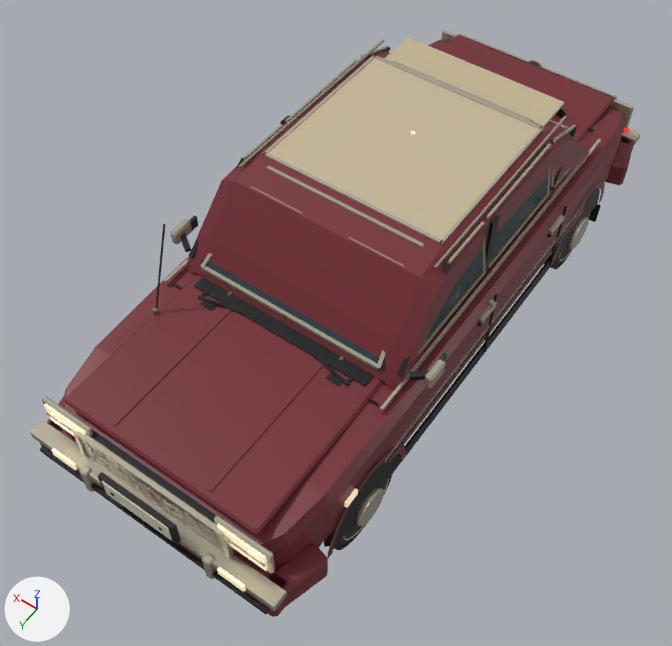
What one commit did to the glTF model assets/vehicles/car.glb.
The view is the same before and after, from a 50 mm lens placed at (-2.14, 3.43, 5.15), pointed at (-0.06, 0.52, 0.58). The lights are fixed; the arrows at lower left show +X, +Y and +Z. The first picture is the older version. Where no turn or scale is listed for an object, it has been applied to the vertices. Vertices at exactly the same position are counted once.

Before the edit, the objects in view are built like this:
```python
me_p_004 = bpy.data.meshes.new('p.004')
me_p_004.from_pydata(...)  # 1166 vertices, 1682 faces; spans x -0.9..0.9, y -3.3..1.16, z -0.81..0.56
# faces by material slot: [1668, 12, 2]
me_p_004.materials.append(mat_cartrim)
me_p_004.materials.append(mat_carchrome)
me_p_004.materials.append(mat_carglass_001)
me_p_023 = bpy.data.meshes.new('p.023')
me_p_023.from_pydata(...)  # 1120 vertices, 1832 faces; spans x -0.07..1.77, y -2.28..2.21, z -0.41..0.87
me_p_023.materials.append(mat_carchrome)
me_windshield = bpy.data.meshes.new('windshield')
me_windshield.from_pydata(...)  # 56 vertices, 52 faces; spans x -0.9..0.9, y -1.43..0.92, z 1.0..1.44
me_windshield.materials.append(mat_carglass)  # dark cyan #2c4247
ob_car_chrome = bpy.data.objects.new('Car_Chrome', me_p_023)
ob_car_chrome.location = (-0.85, 0.0, 0.6)
ob_car_glass = bpy.data.objects.new('Car_Glass', me_windshield)
ob_car_glass.location = (0.0, 0.0, 0.0)
ob_car_trim = bpy.data.objects.new('Car_Trim', me_p_004)
ob_car_trim.location = (0.0, 1.07, 0.935)
# also in view: 'Car_Interior' at (0.0, -0.32, 0.9); 'Wheel_FL' at (-0.75, 1.32, 0.32); 'Car_Paint' at (0.0, 0.0, 0.87); 'Car_LightW' at (0.0, 0.0, 1.02)
```
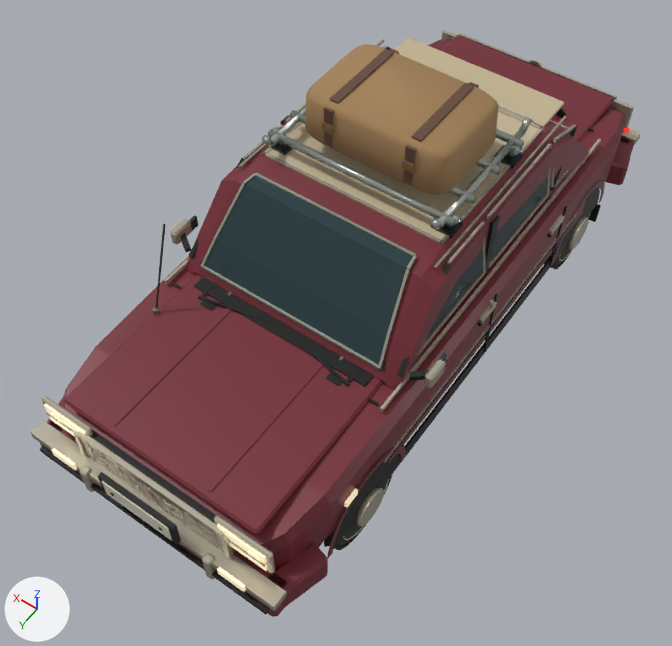
Where the newer file only moved an object's origin or applied its transform, the numbers keep the older frame.

Location of each change, (x1, y1, x2, y2) in pixels of the pictures (672 x 646 px; the box of a moved part takes in the faces that stretch with it):
'Car_Glass', reshaped
    before: (190, 130, 573, 363)
    after: (190, 130, 573, 365)
'Travel case', added (brown)
    after: (305, 44, 499, 195)
'Rain gutter roof rack and hardware', added
    after: (262, 107, 532, 239)
'Leather case straps', added
    after: (324, 48, 479, 186)
part 1 of me_p_023, added
    after: (243, 173, 255, 184)
part 2 of me_p_023, added
    after: (201, 266, 379, 370)
part 3 of me_p_023, added
    after: (255, 172, 416, 256)
part 4 of me_p_023, deleted
    before: (267, 166, 424, 247)
part 5 of me_p_023, moved or reshaped
    before: (201, 167, 423, 370)
    after: (201, 183, 416, 369)
part 6 of me_windshield, rebuilt
    before: (206, 261, 379, 363)
    after: (204, 176, 413, 365)

Edits to the bpy script that builds the scene:
```text
Add mat_case_canvas:
    mat_case_canvas = bpy.data.materials.new('Case canvas')
    mat_case_canvas.use_nodes = True; mat_case_canvas.node_tree.nodes.clear()
    _N = mat_case_canvas.node_tree.nodes; _L = mat_case_canvas.node_tree.links
    n0 = _N.new('ShaderNodeBsdfPrincipled'); n0.name = 'Principled BSDF'
    n0.inputs[2].default_value = 0.86  # 'Roughness'
    n1 = _N.new('ShaderNodeOutputMaterial'); n1.name = 'Material Output'
    n2 = _N.new('ShaderNodeVertexColor'); n2.name = 'Color Attribute'
    _L.new(n0.outputs[0], n1.inputs[0])  # 'BSDF' to 'Surface'
    _L.new(n2.outputs[0], n0.inputs[0])  # 'Color' to 'Base Color'
Add mat_rack_chrome:
    mat_rack_chrome = bpy.data.materials.new('Rack chrome')
    mat_rack_chrome.use_nodes = True; mat_rack_chrome.node_tree.nodes.clear()
    _N = mat_rack_chrome.node_tree.nodes; _L = mat_rack_chrome.node_tree.links
    n0 = _N.new('ShaderNodeBsdfPrincipled'); n0.name = 'Principled BSDF'
    n0.inputs[1].default_value = 0.72  # 'Metallic'
    n0.inputs[2].default_value = 0.26  # 'Roughness'
    n1 = _N.new('ShaderNodeOutputMaterial'); n1.name = 'Material Output'
    n2 = _N.new('ShaderNodeVertexColor'); n2.name = 'Color Attribute'
    _L.new(n0.outputs[0], n1.inputs[0])  # 'BSDF' to 'Surface'
    _L.new(n2.outputs[0], n0.inputs[0])  # 'Color' to 'Base Color'
Add mat_oiled_leather:
    mat_oiled_leather = bpy.data.materials.new('Oiled leather')
    mat_oiled_leather.use_nodes = True; mat_oiled_leather.node_tree.nodes.clear()
    _N = mat_oiled_leather.node_tree.nodes; _L = mat_oiled_leather.node_tree.links
    n0 = _N.new('ShaderNodeBsdfPrincipled'); n0.name = 'Principled BSDF'
    n0.inputs[2].default_value = 0.69  # 'Roughness'
    n1 = _N.new('ShaderNodeOutputMaterial'); n1.name = 'Material Output'
    n2 = _N.new('ShaderNodeVertexColor'); n2.name = 'Color Attribute'
    _L.new(n0.outputs[0], n1.inputs[0])  # 'BSDF' to 'Surface'
    _L.new(n2.outputs[0], n0.inputs[0])  # 'Color' to 'Base Color'
Change me_p_023:
    remove me_p_023.from_pydata(...)  # 1120 vertices, 1832 faces; spans x -0.07..1.77, y -2.28..2.21, z -0.41..0.87
    add me_p_023.from_pydata(...)  # 1152 vertices, 1880 faces; spans x -0.07..1.77, y -2.28..2.21, z -0.4..0.87
    me_p_023 part 1: the loose piece of 8 vertices spanning x 1.58..1.6, y -0.02..0.88, z 0.4..0.42 is copied, and the copy is scaled about its middle by (0.988, 0.0967, 0.993), then moved by (-0.19, 0.09, 0.45); it spans x 1.38..1.41, y 0.47..0.56, z 0.84..0.87
    me_p_023 part 2: a new loose piece, a box spanning x 0.22..1.48, y 0.906..0.924, z 0.407..0.425, in mat_carchrome
    me_p_023 part 3: a new loose piece, a box spanning x 0.309..1.391, y 0.466..0.484, z 0.853..0.871, in mat_carchrome
    me_p_023 part 4: the loose piece of 8 vertices spanning x 0.32..1.38, y 0.36..0.39, z 0.83..0.85 is deleted
    me_p_023 part 5: 22 vertices removed from x 0.21..1.49, y 0.37..0.93, z 0.4..0.85; 38 vertices added at x 0.21..1.49, y 0.47..0.92, z 0.41..0.87
Change me_windshield:
    remove me_windshield.from_pydata(...)  # 56 vertices, 52 faces; spans x -0.9..0.9, y -1.43..0.92, z 1.0..1.44
    add me_windshield.from_pydata(...)  # 60 vertices, 56 faces; spans x -0.9..0.9, y -1.43..0.91, z 1.0..1.46
    me_windshield part 6: the loose piece of 4 vertices spanning x -0.62..0.62, y 0.38..0.92, z 1.01..1.44 is rebuilt with 8 vertices and now spans x -0.63..0.63, y 0.48..0.91, z 1.02..1.46
Add ob_travel_case:
    ob_travel_case = bpy.data.objects.new('Travel case', me_travel_case)  # 160 vertices, 316 faces; spans x -0.49..0.49, y -0.33..0.33, z -0.15..0.15
    ob_travel_case.location = (-0.025, -0.15, 1.74)
Add ob_rain_gutter_roof_rack_and_hardware:
    ob_rain_gutter_roof_rack_and_hardware = bpy.data.objects.new('Rain gutter roof rack and hardware', me_rain_gutter_roof_rack_and_hardware)  # 314 vertices, 536 faces; spans x -0.641..0.641, y -0.532..0.532, z -0.188..0.188
    ob_rain_gutter_roof_rack_and_hardware.location = (0.0, -0.174, 1.606)
Add ob_leather_case_straps:
    ob_leather_case_straps = bpy.data.objects.new('Leather case straps', me_leather_case_straps)  # a box spanning x -0.293..-0.237, y -0.274..0.277, z 0.127..0.141; a box spanning x -0.294..-0.236, y -0.331..-0.314, z -0.141..0.11; a box spanning x -0.294..-0.236, y 0.314..0.331, z -0.141..0.11; a box spanning x 0.237..0.293, y -0.274..0.277, z 0.127..0.141; a box spanning x 0.236..0.294, y -0.331..-0.314, z -0.141..0.11; a box spanning x 0.236..0.294, y 0.314..0.331, z -0.141..0.11
    ob_leather_case_straps.location = (-0.025, -0.151, 1.762)
```
